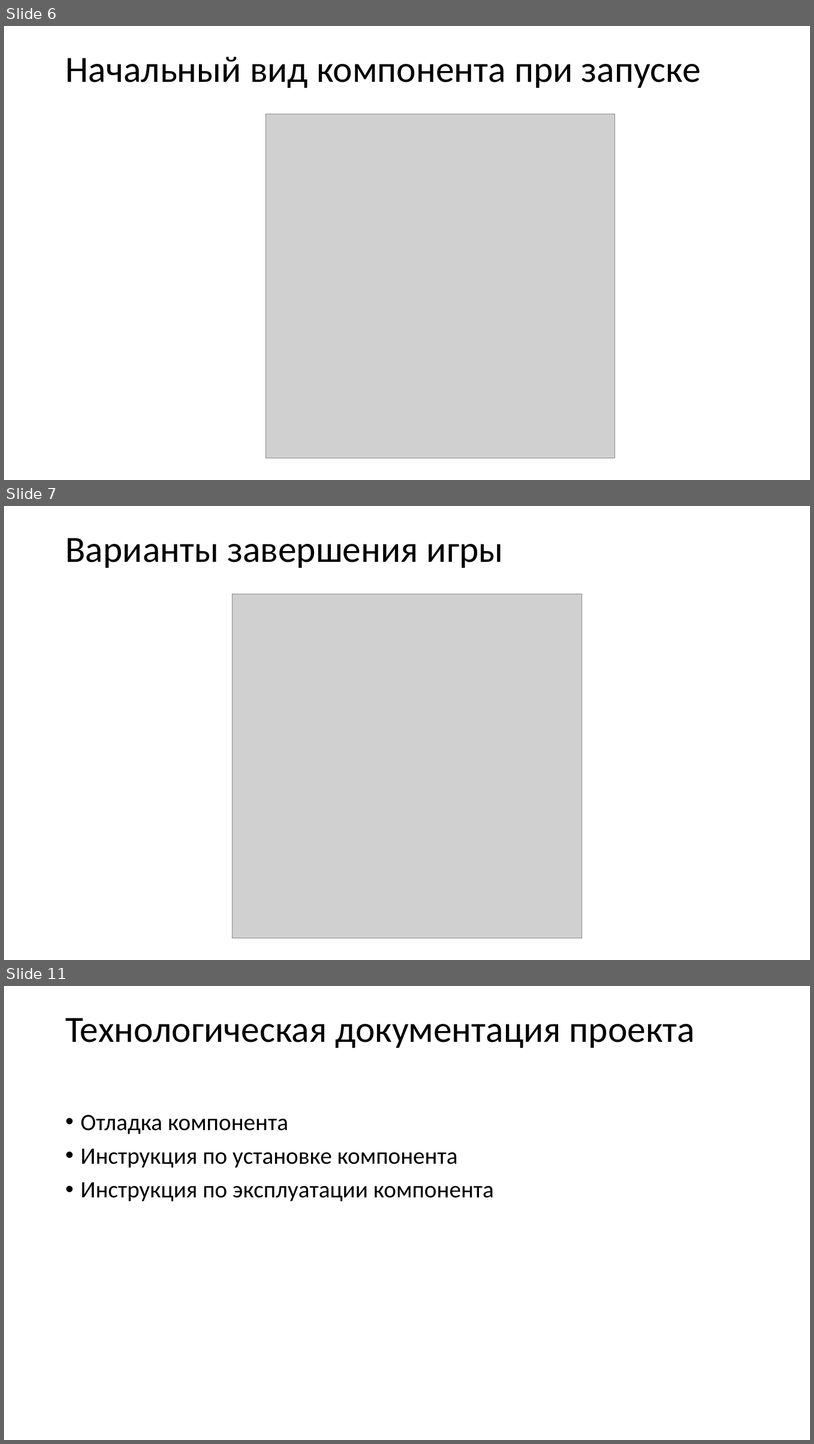
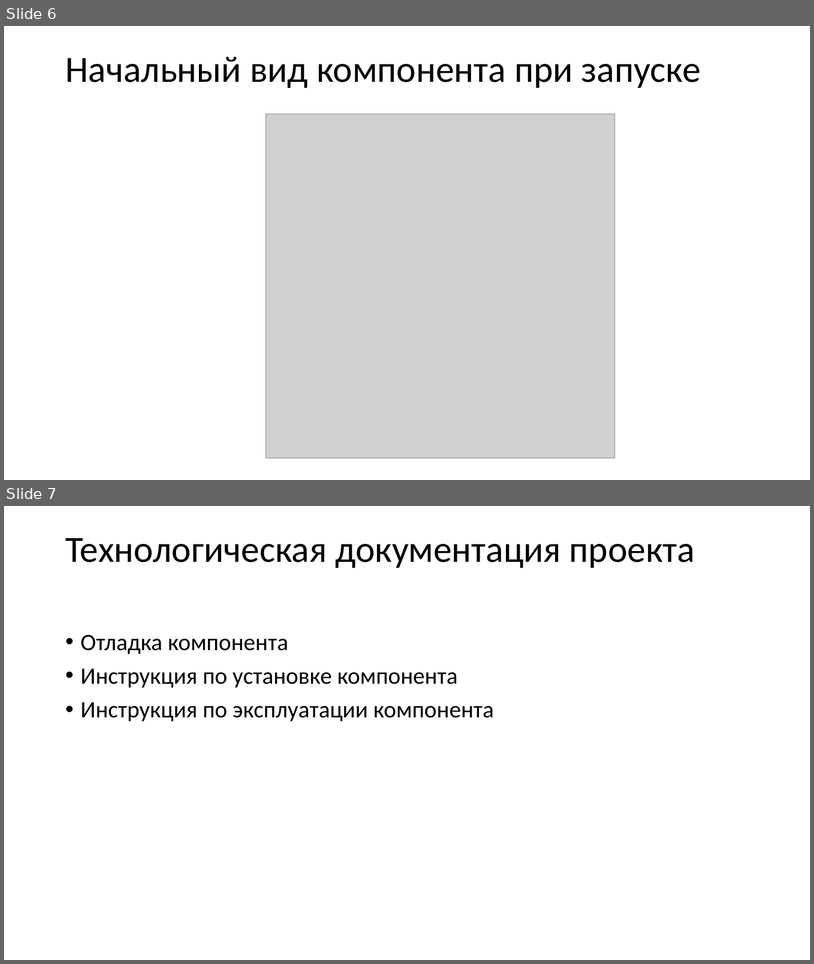
Before and after one commit to CreeptonIsReal/CourseProject, a slide deck: Pakhomov_CourseProject/Выступление/Презентация к курсовому проекту.pptx. Shown one above the other, each under a label of ours: slides 6, 7 and 11 before the commit, slides 6 and 7 after it; the slides between them are not shown. The pictures are 814x1444 and 814x964 pixels, drawn with LibreOffice and Linux fonts; fonts in the diff are those of the drawing; grey boxes stand for pictures. Boxes give left, top, right and bottom in pixels: in the first picture for what was removed or moved away, otherwise in the second. Text is boxed around its words. In the diff, an @@ line names an element or a change of style, - is before the commit and + after.

```diff
--- a/Pakhomov_CourseProject/Выступление/Презентация к курсовому проекту.pptx
+++ b/Pakhomov_CourseProject/Выступление/Презентация к курсовому проекту.pptx
@@ slide 7 removed at <box>4,506,810,960</box>, background #FFFFFF @@
@@ title removed at <box>65,538,504,568</box> @@
-Варианты завершения игры
@@ picture removed at <box>233,594,582,938</box> @@
@@ what was slide 11 is now slide 7 @@
```
Also in this commit, not shown: 3 other slides removed, 12 other files.
